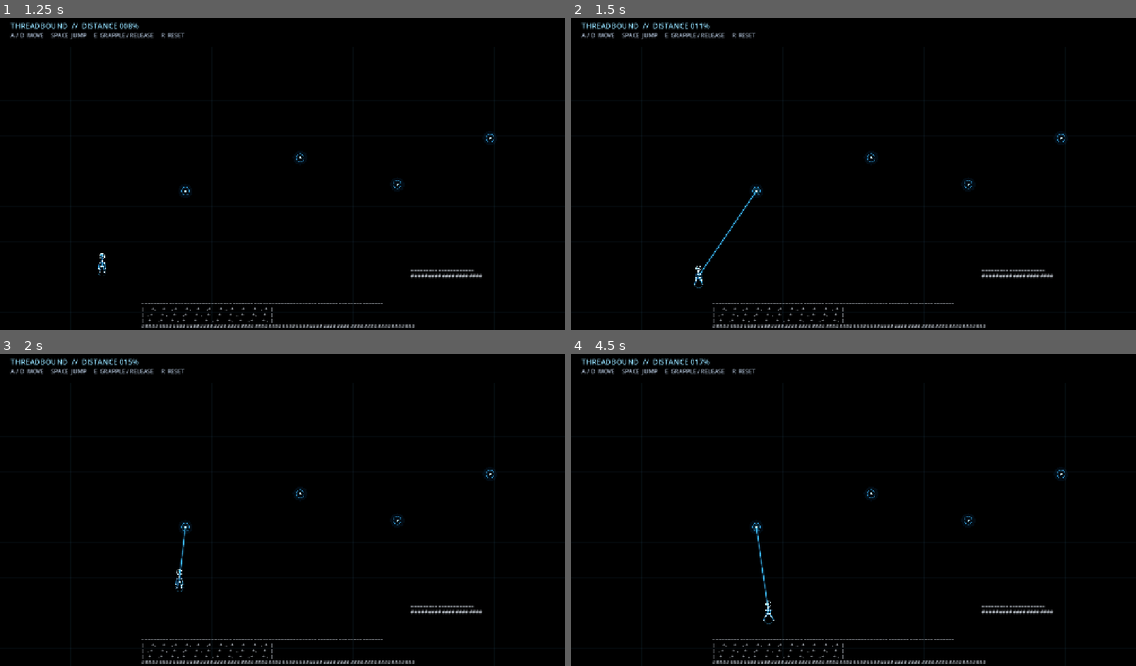
Above: before the commit, frames 1-4 (two rows, left to right).
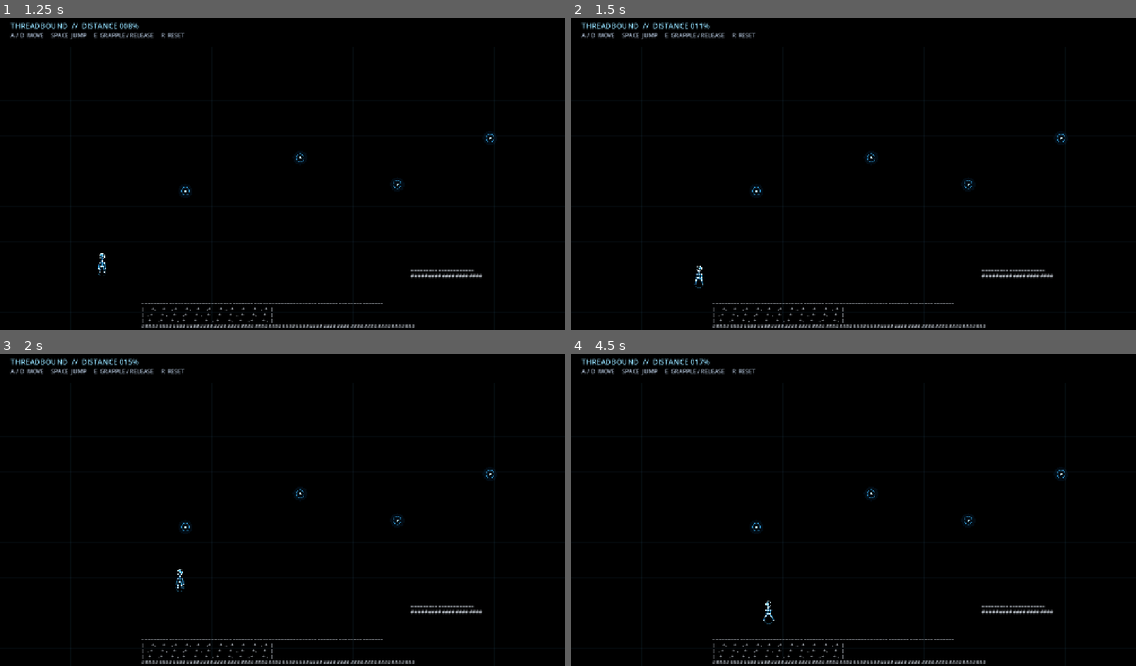
Above: after the commit, the same moments.

Repository: rifatsidik/textborn
Game: Godot game, scene res://scenes/main.tscn
The game is run twice, just before and just after one commit, with the same random seed, the same clock (stepped at 60 frames per second) and the same inputs.
Inputs:
- Up to frame 1 (1.25 s): tap Enter (ui_accept) at 0.5, 0.77 s; hold Right (ui_right) from 0.53 s (still down); tap Tab (ui_focus_next) at 0.6 s
- Up to frame 2 (1.5 s): keep holding Right (ui_right); tap Tab (ui_focus_next) at 1.35 s
- Up to frame 3 (2 s): keep holding Right (ui_right); tap Enter (ui_accept) at 1.52 s
- Up to frame 4 (4.5 s): release Right (ui_right) at 2.03 s; hold Left (ui_left) 2.03-2.78 s; hold R 2.03-2.78 s; tap Tab (ui_focus_next) at 2.3, 3.05, 3.8, 4.35 s; tap Enter (ui_accept) at 2.75, 3.02, 3.5, 3.77 s; hold Right (ui_right) 2.78-4.28 s; tap E at 2.85 s; hold Q 3.53-4.28 s; hold Left (ui_left) from 4.28 s (still down)

Frame 1 is identical in both runs. In frame 2, 0.2% of the frame differs, in the area x 21-34%, y 54-87%; in frame 3, 0.1%; in frame 4, 0.1%.

Commit message:
Refine grapple release controls

Diff:
--- a/systems/threadbound_player.gd
+++ b/systems/threadbound_player.gd
@@ -40,13 +40,10 @@
 
     if Input.is_action_just_pressed("ui_accept") and is_on_floor():
         velocity.y = JUMP_SPEED
-    if Input.is_action_just_pressed("ui_focus_next"):
-        if is_grappling:
-            is_grappling = false
-        else:
-            _try_grapple()
     if Input.is_key_pressed(KEY_E) and not is_grappling:
         _try_grapple()
+    if Input.is_action_just_pressed("ui_focus_next"):
+        is_grappling = false
     if Input.is_key_pressed(KEY_Q) and is_grappling:
         is_grappling = false
 
